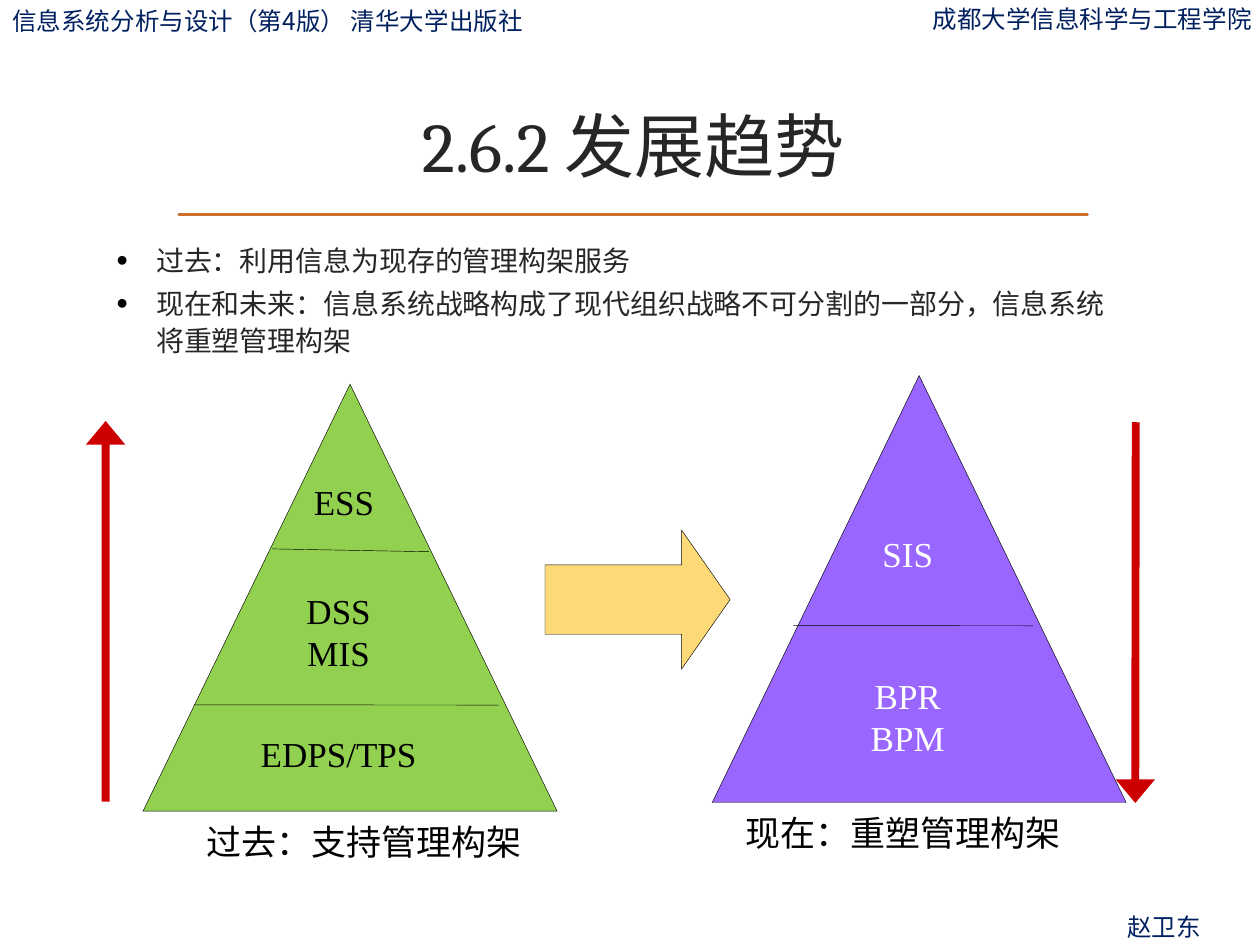
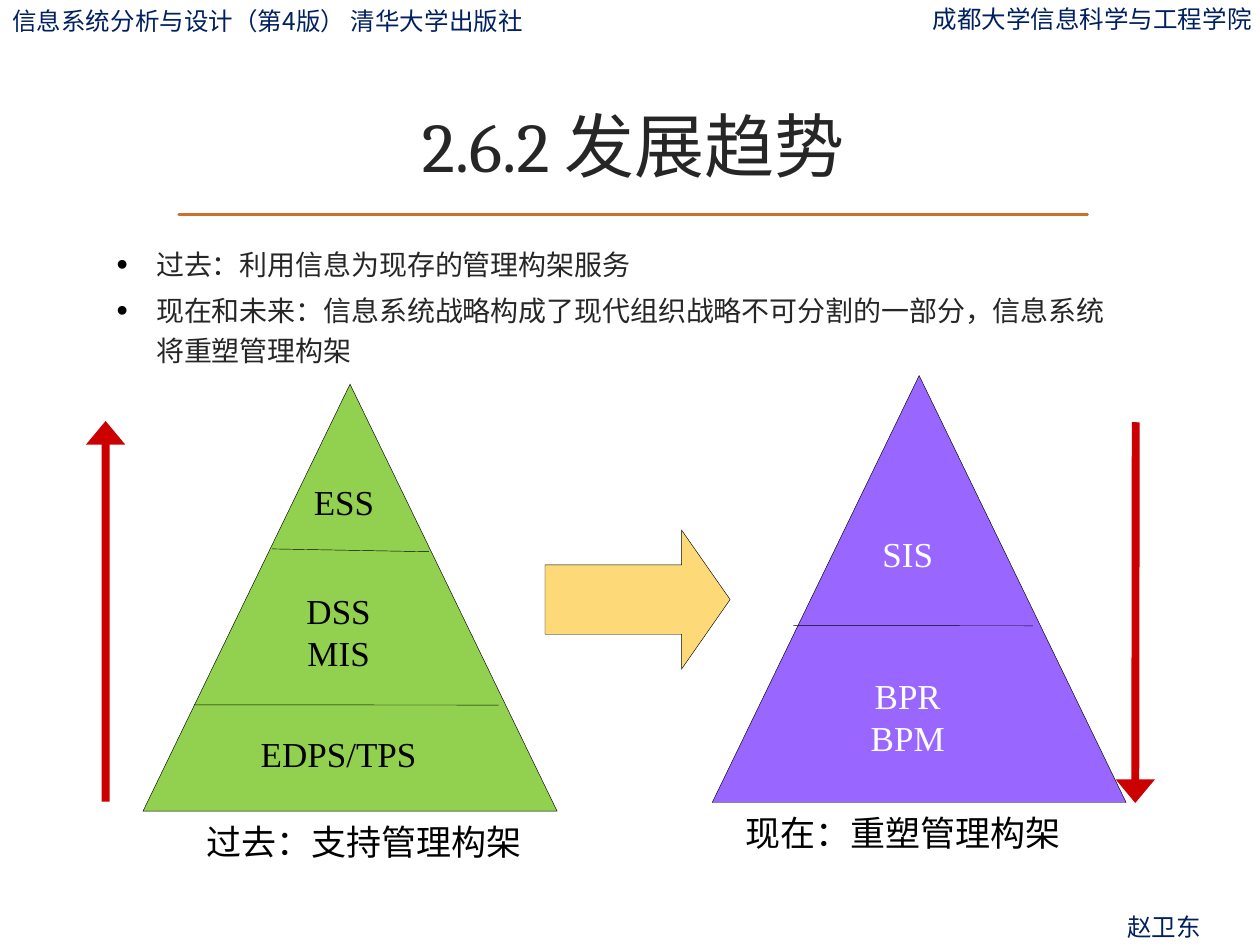
Before and after one commit to zwdcdu/is_analysis, a slide deck: slide 58 of ppt/第2章-信息、管理与信息系统.pptx (slide 57 before the commit). Drawn at 1260x945 pixels with LibreOffice and Linux fonts; fonts in the diff are those of the drawing; background and template pictures are left out. Boxes give left, top, right and bottom in pixels: in the first picture for what was removed or moved away, otherwise in the second. Text is boxed around its words. In the diff, an @@ line names an element or a change of style, - is before the commit and + after.

```diff
--- a/ppt/第2章-信息、管理与信息系统.pptx
+++ b/ppt/第2章-信息、管理与信息系统.pptx
@@ text "过去：利用信息为现存的管理构架服务" at bbox=[156, 251, 1105, 364]: line spacing 1.1 to 1.2 @@
```
Also in this commit, not shown: 2 slides added, 6 other files.
